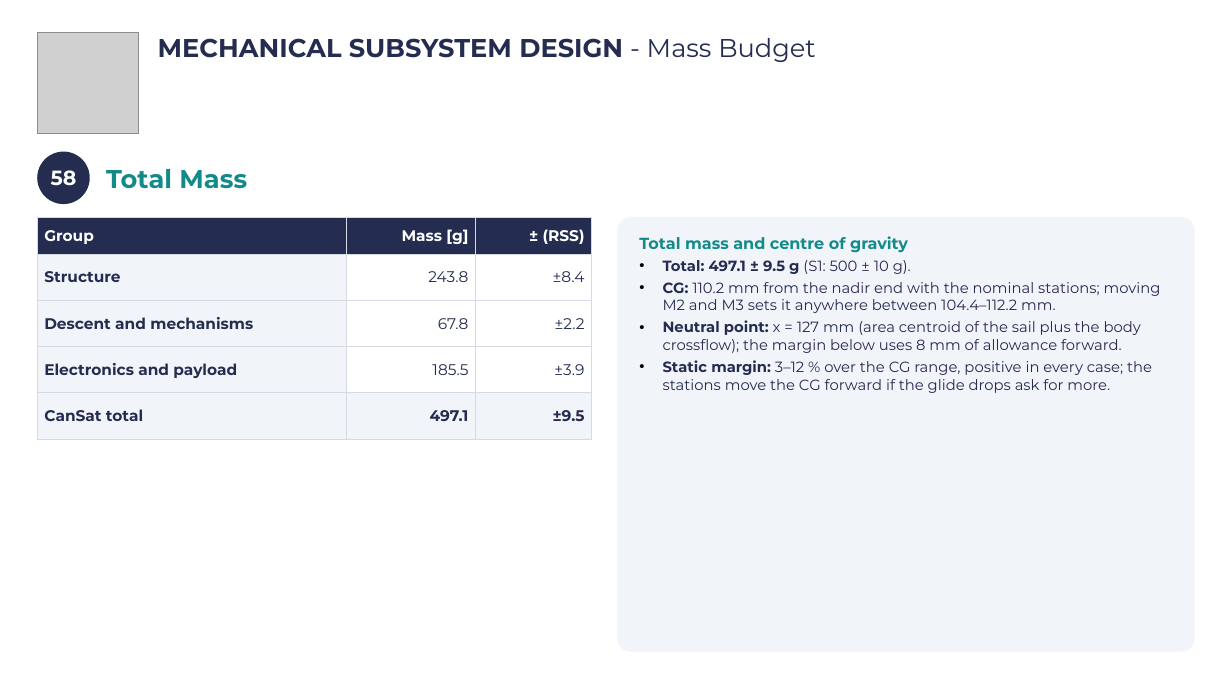
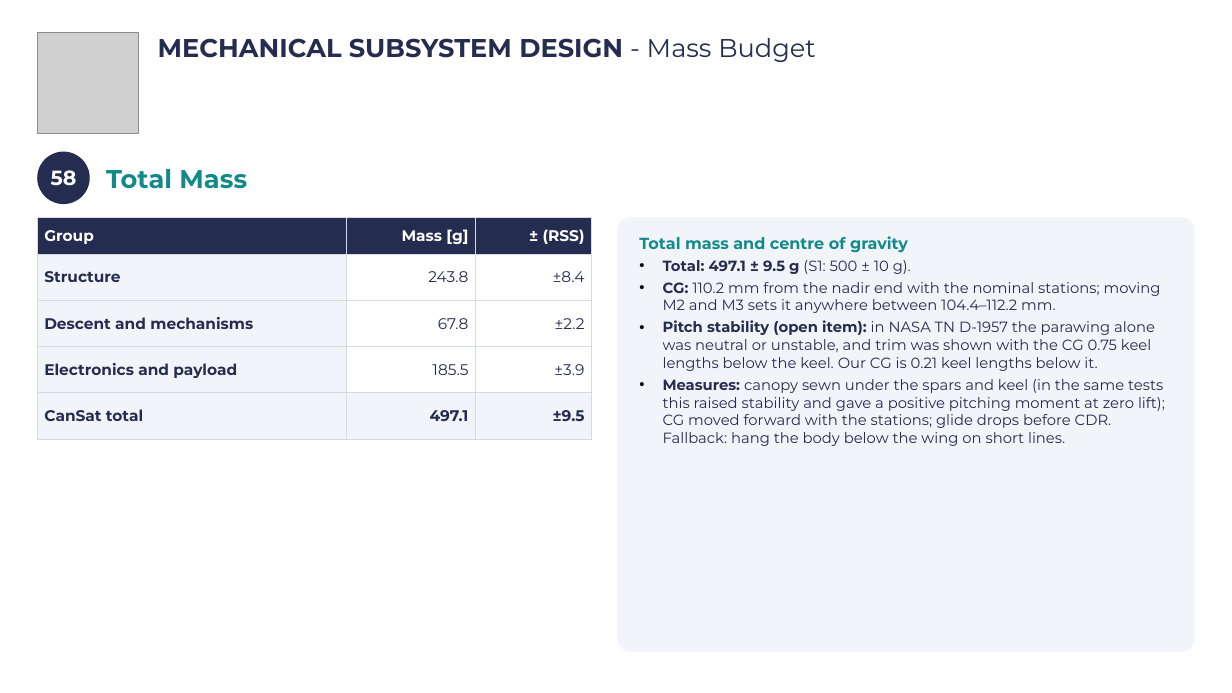
Before and after one commit to Caetano18/proyecto, a slide deck: slide 61 of cansat_pdr/laminas_plantilla/CanSat_PDR_Hermes_V2.pptx. Drawn at 1232x693 pixels with LibreOffice and Linux fonts; fonts in the diff are those of the drawing; grey boxes stand for pictures; background and template pictures are left out. Boxes give left, top, right and bottom in pixels: in the first picture for what was removed or moved away, otherwise in the second. Text is boxed around its words. In the diff, an @@ line names an element or a change of style, - is before the commit and + after.

```diff
--- a/cansat_pdr/laminas_plantilla/CanSat_PDR_Hermes_V2.pptx
+++ b/cansat_pdr/laminas_plantilla/CanSat_PDR_Hermes_V2.pptx
@@ text in rounded rectangle at <box>663,320,1165,446</box>: text changed @@
-• Neutral point: x = 127 mm (area centroid of the sail plus the body crossflow); the margin below uses 8 mm of allowance forward.
-• Static margin: 3–12 % over the CG range, positive in every case; the stations move the CG forward if the glide drops ask for more.
+• Pitch stability (open item): in NASA TN D-1957 the parawing alone was neutral or unstable, and trim was shown with the CG 0.75 keel lengths below the keel. Our CG is 0.21 keel lengths below it.
+• Measures: canopy sewn under the spars and keel (in the same tests this raised stability and gave a positive pitching moment at zero lift); CG moved forward with the stations; glide drops before CDR. Fallback: hang the body below the wing on short lines.
```
Also in this commit, not shown: 2 other slides changed, 5 other files.
